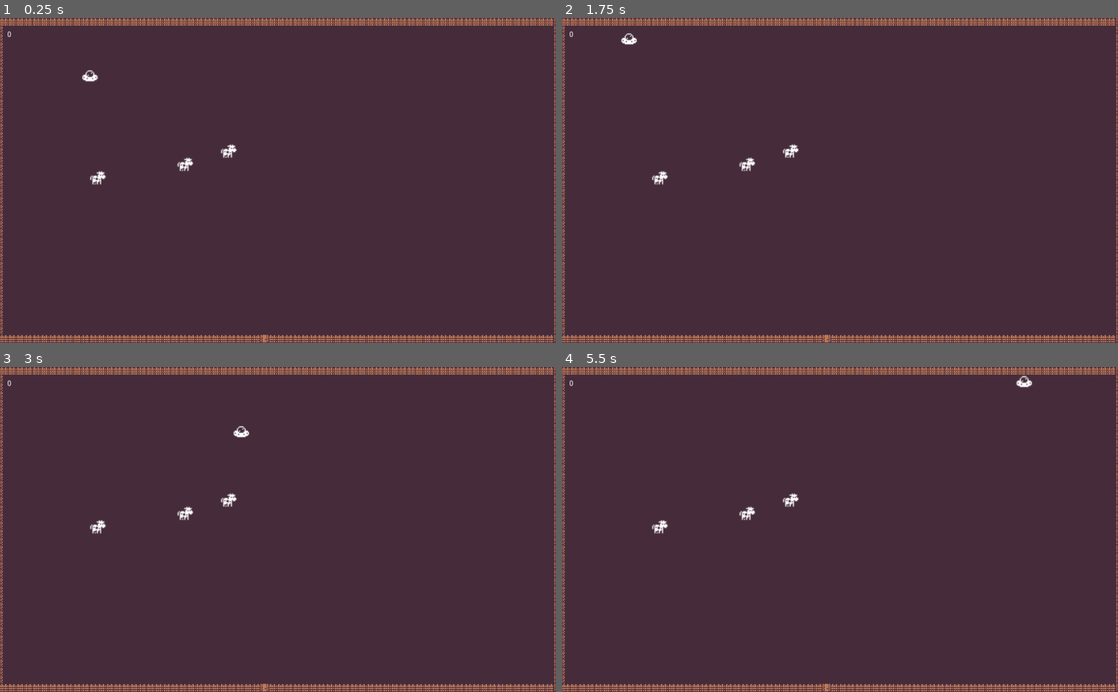
Above: before the commit, frames 1-4 (two rows, left to right).
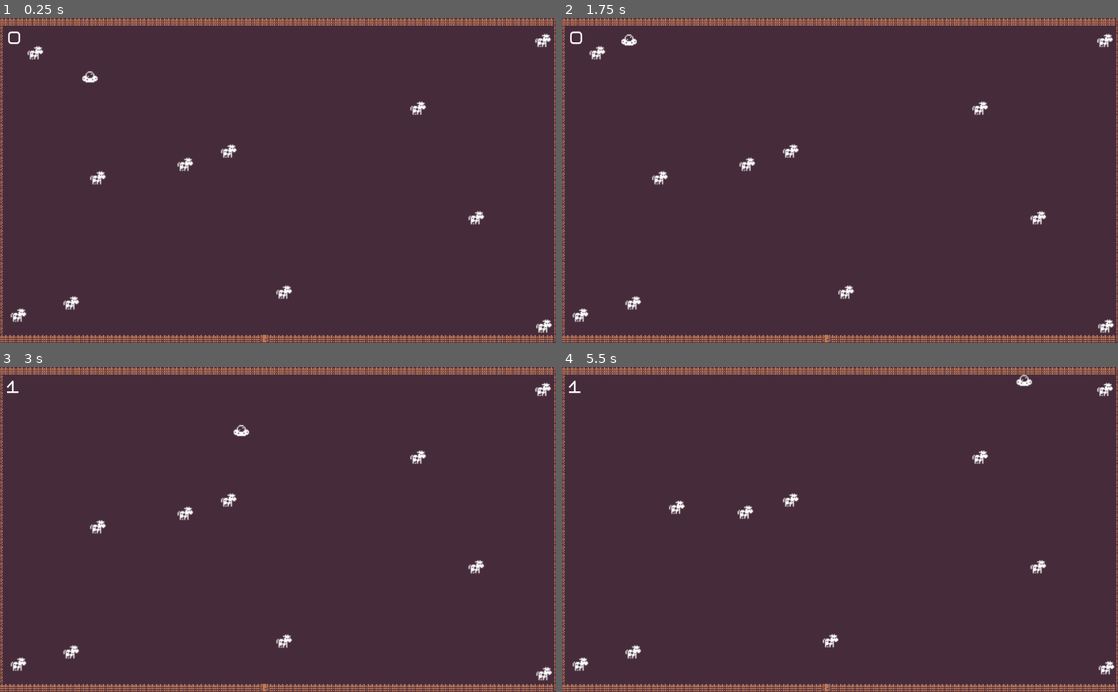
Above: after the commit, the same moments.

Repository: JonHolt/BeefRoundup
Game: Godot game, scene res://Scenes/Yard.tscn
The game is run twice, just before and just after one commit, with the same random seed, the same clock (stepped at 60 frames per second) and the same inputs.
Inputs (mouse positions are in pixels of both pictures, inside the frame that each line leads up to):
- Up to frame 1 (0.25 s): no input
- Up to frame 2 (1.75 s): move the mouse to (650, 76) at 0.52 s; click (650, 76) at 0.6 s; move the mouse to (728, 196) at 1.27 s; click (728, 196) at 1.35 s
- Up to frame 3 (3 s): move the mouse to (333, 458) at 2.02 s; click (333, 458) at 2.1 s; move the mouse to (250, 594) at 2.77 s; click (250, 594) at 2.85 s
- Up to frame 4 (5.5 s): move the mouse to (1006, 578) at 3.52 s; click (1006, 578) at 3.6 s; move the mouse to (673, 480) at 4.27 s; click (673, 480) at 4.35 s; move the mouse to (867, 529) at 5.02 s; click (867, 529) at 5.1 s

The runs differ from the first frame. In frame 1, 0.7% of the frame differs, in the area x 1-100%, y 4-98%; in frame 2, 0.7%; in frame 3, 0.6%; in frame 4, 0.9%, in the area x 1-100%, y 2-95%.

Commit message:
critters move, font doesn't suck

Diff:
--- /dev/null
+++ b/Assets/new_days.tres
@@ -0,0 +1,7 @@
+[gd_resource type="DynamicFont" load_steps=2 format=2]
+
+[ext_resource path="res://Assets/New Days.ttf" type="DynamicFontData" id=1]
+
+[resource]
+size = 30
+font_data = ExtResource( 1 )
--- a/Scenes/Beamable.tscn
+++ b/Scenes/Beamable.tscn
@@ -3,8 +3,8 @@
 [ext_resource path="res://Scenes/Beamable.gd" type="Script" id=1]
 
 [sub_resource type="CapsuleShape2D" id=1]
-radius = 5.75452
-height = 10.3951
+radius = 5.04662
+height = 7.32754
 
 [node name="Beamable" type="Area2D"]
 script = ExtResource( 1 )
--- a/Scenes/Cow.tscn
+++ b/Scenes/Cow.tscn
@@ -1,8 +1,9 @@
-[gd_scene load_steps=4 format=2]
+[gd_scene load_steps=5 format=2]
 
 [ext_resource path="res://Assets/Creatures/cow.png" type="Texture" id=1]
 [ext_resource path="res://Scenes/Beamable.tscn" type="PackedScene" id=2]
 [ext_resource path="res://Scenes/Cow.gd" type="Script" id=3]
+[ext_resource path="res://Scenes/Wanderable.tscn" type="PackedScene" id=4]
 
 [node name="Cow" type="Sprite"]
 scale = Vector2( 2, 2 )
@@ -11,3 +12,5 @@
 
 [node name="Beamable" parent="." instance=ExtResource( 2 )]
 position = Vector2( 0, -12.658 )
+
+[node name="Wanderable" parent="." instance=ExtResource( 4 )]
--- a/Scenes/UFO.tscn
+++ b/Scenes/UFO.tscn
@@ -57,7 +57,6 @@
 [node name="AnimatedSprite" type="AnimatedSprite" parent="."]
 scale = Vector2( 2, 2 )
 frames = SubResource( 1 )
-frame = 2
+frame = 3
 playing = true
-[connection signal="input_event" from="." to="." method="_on_UFO_input_event"]
 [connection signal="timeout" from="Beam/Timer" to="Beam" method="_on_Timer_timeout"]
--- /dev/null
+++ b/Scenes/Wanderable.gd
@@ -0,0 +1,34 @@
+extends Timer
+
+export var move_speed = .2
+export var max_distance = 100
+export var max_wait_time = 10.0
+export var min_wait_time = 2.0
+
+var parent
+var destination
+var screen_size
+var rng = RandomNumberGenerator.new()
+
+func _ready():
+	rng.randomize()
+	screen_size = get_viewport().size
+	parent = find_parent("*")
+	set_wait_time(rng.randf_range(min_wait_time, max_wait_time))
+	start()
+
+func _process(delta):
+	if destination != null:
+		parent.position = lerp(parent.position, destination, move_speed * delta)
+		if (parent.position - destination).length() < 2:
+			destination = null
+			set_wait_time(rng.randf_range(min_wait_time, max_wait_time))
+			start()
+
+func _on_Wanderable_timeout():
+	_new_destination()
+
+func _new_destination():
+	var x = clamp(rng.randi_range(max_distance * -1, max_distance) + parent.global_position.x, 20, screen_size.x - 20)
+	var y = clamp(rng.randi_range(max_distance * -1, max_distance) + parent.global_position.y, 20, screen_size.y - 20)
+	destination = Vector2(x, y)
--- /dev/null
+++ b/Scenes/Wanderable.tscn
@@ -0,0 +1,8 @@
+[gd_scene load_steps=2 format=2]
+
+[ext_resource path="res://Scenes/Wanderable.gd" type="Script" id=1]
+
+[node name="Wanderable" type="Timer"]
+one_shot = true
+script = ExtResource( 1 )
+[connection signal="timeout" from="." to="." method="_on_Wanderable_timeout"]
--- a/Scenes/Yard.tscn
+++ b/Scenes/Yard.tscn
@@ -1,10 +1,11 @@
-[gd_scene load_steps=7 format=2]
+[gd_scene load_steps=8 format=2]
 
 [ext_resource path="res://Assets/colored_transparent_packed.png" type="Texture" id=1]
 [ext_resource path="res://Scenes/UFO.tscn" type="PackedScene" id=2]
 [ext_resource path="res://Scenes/walls.gd" type="Script" id=3]
 [ext_resource path="res://Scenes/Cow.tscn" type="PackedScene" id=4]
 [ext_resource path="res://Scenes/Score.gd" type="Script" id=5]
+[ext_resource path="res://Assets/new_days.tres" type="DynamicFont" id=6]
 
 [sub_resource type="TileSet" id=1]
 0/name = "colored_transparent_packed.png 0"
@@ -61,6 +62,7 @@
 margin_top = 24.0
 margin_right = 59.37
 margin_bottom = 62.37
+custom_fonts/font = ExtResource( 6 )
 text = "0"
 script = ExtResource( 5 )
 __meta__ = {
@@ -72,9 +74,6 @@
 tin = 5
 tout = 50
 
-[node name="UFO" parent="." instance=ExtResource( 2 )]
-position = Vector2( 165.657, 106.794 )
-
 [node name="Cow" parent="." instance=ExtResource( 4 )]
 position = Vector2( 341.168, 268.193 )
 
@@ -83,4 +82,31 @@
 
 [node name="Cow2" parent="." instance=ExtResource( 4 )]
 position = Vector2( 180.235, 293.087 )
+
+[node name="Cow4" parent="." instance=ExtResource( 4 )]
+position = Vector2( 523.149, 504.185 )
+
+[node name="Cow5" parent="." instance=ExtResource( 4 )]
+position = Vector2( 877.14, 366.874 )
+
+[node name="Cow6" parent="." instance=ExtResource( 4 )]
+position = Vector2( 769.99, 164.481 )
+
+[node name="Cow7" parent="." instance=ExtResource( 4 )]
+position = Vector2( 131.061, 524.027 )
+
+[node name="Cow8" parent="." instance=ExtResource( 4 )]
+position = Vector2( 33.887, 546.633 )
+
+[node name="Cow9" parent="." instance=ExtResource( 4 )]
+position = Vector2( 64.9998, 62.2766 )
+
+[node name="Cow10" parent="." instance=ExtResource( 4 )]
+position = Vector2( 1000.08, 39.5724 )
+
+[node name="Cow11" parent="." instance=ExtResource( 4 )]
+position = Vector2( 1001.76, 566.814 )
+
+[node name="UFO" parent="." instance=ExtResource( 2 )]
+position = Vector2( 165.657, 106.794 )
 [connection signal="score_changed" from="UFO" to="Score" method="_on_UFO_score_changed"]
Binary file added: Assets/New Days.ttf
